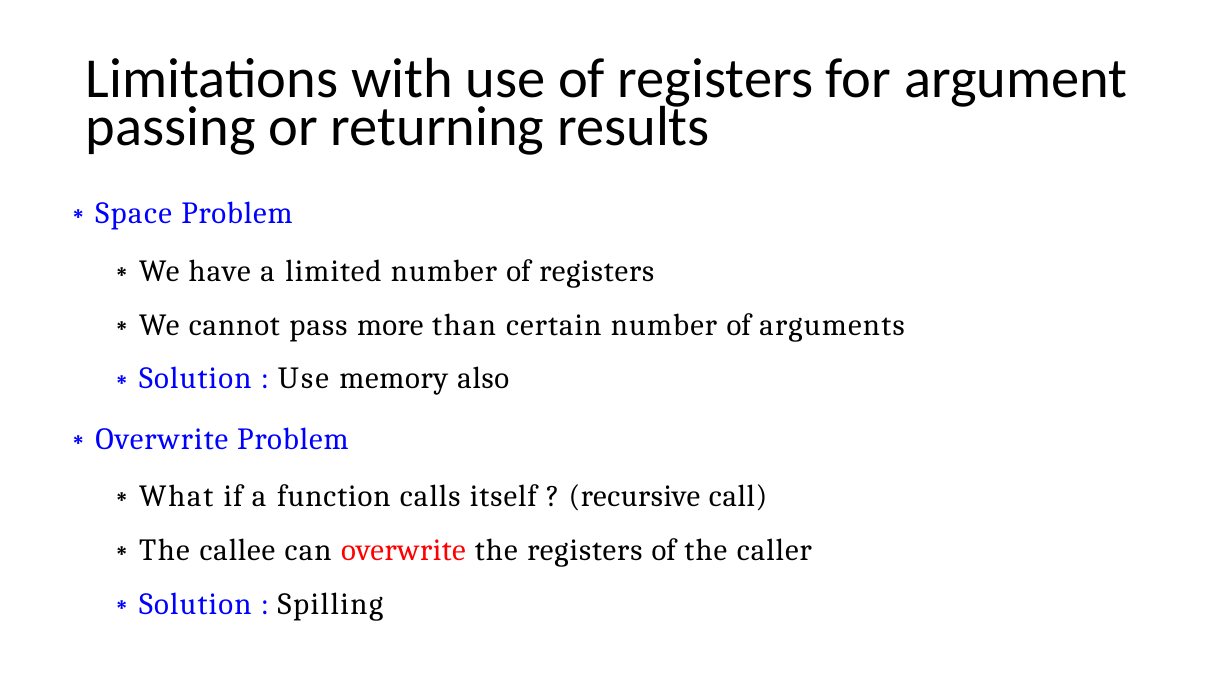
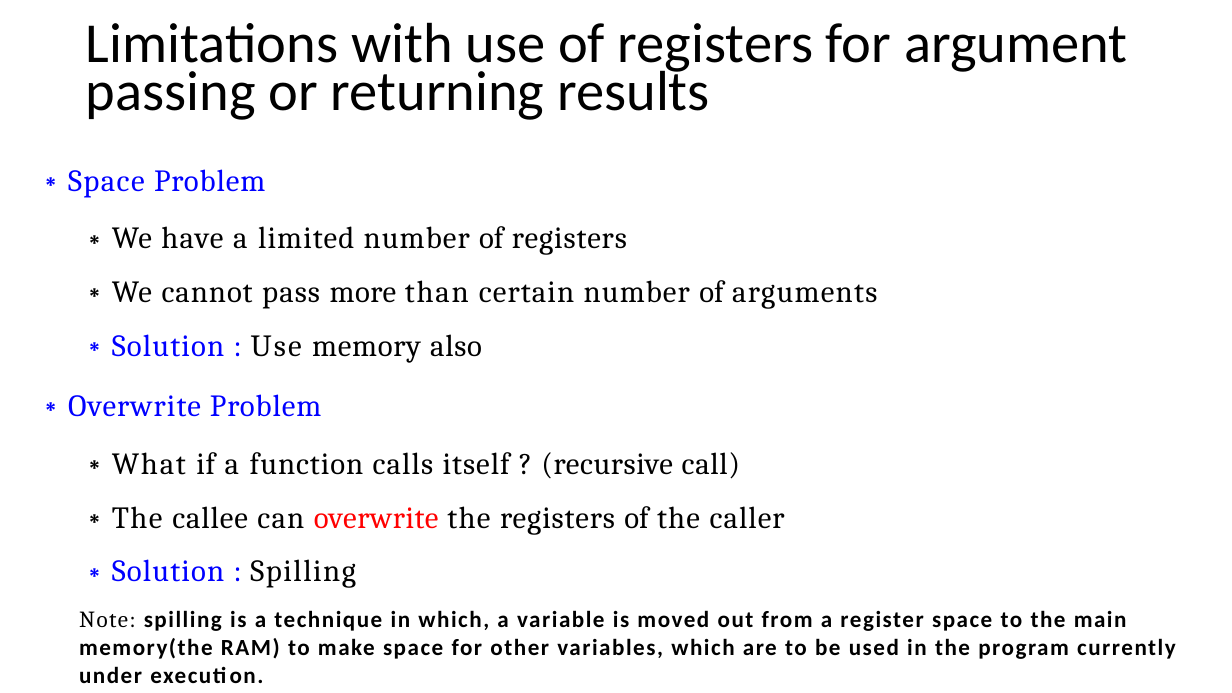
Before and after one commit to PG-DESD/CDAC_Sharing_Data, a slide deck: slide 63 of Microprocessor/TheoryLectures/RISC-V_Theory.pptx (slide 67 before the commit). Drawn at 1232x693 pixels with LibreOffice and Linux fonts; fonts in the diff are those of the drawing. Boxes give left, top, right and bottom in pixels: in the first picture for what was removed or moved away, otherwise in the second. Text is boxed around its words. In the diff, an @@ line names an element or a change of style, - is before the commit and + after.

```diff
--- a/Microprocessor/TheoryLectures/RISC-V_Theory.pptx
+++ b/Microprocessor/TheoryLectures/RISC-V_Theory.pptx
@@ title "Limitations with use of registers ...": place and size @@
-title "Limitations with use of registers ..." at box(86, 57, 1127, 155)
+title "Limitations with use of registers ..." at box(86, 22, 1127, 120)
@@ text "Space Problem": place and size @@
-text "Space Problem" at box(95, 201, 904, 621)
+text "Space Problem" at box(68, 169, 1176, 683)
@@ text at box(79, 610, 1176, 683): text changed; text colour #005392 to #000000; bold on @@
-14
+  Note: spilling is a technique in which, a variable is moved out from a register space to the main memory(the RAM) to make space for other variables, which are to be used in the program currently under execution.
```
Also in this commit, not shown: 23 other slides changed, 4 slides removed.
